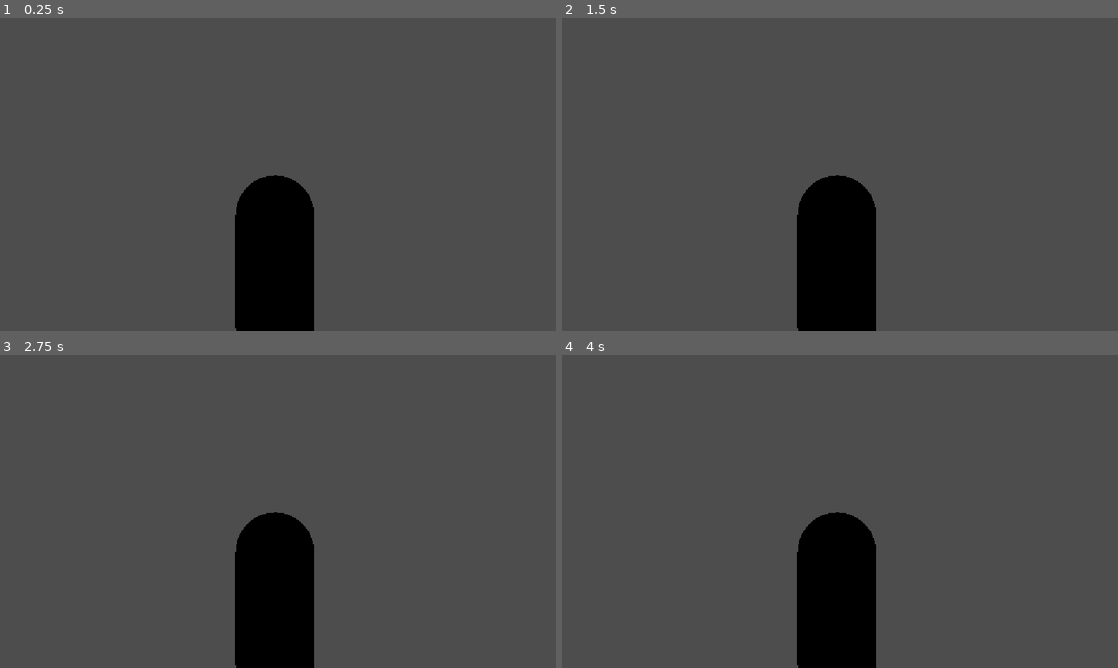
Above: before the commit, frames 1-4 (two rows, left to right).
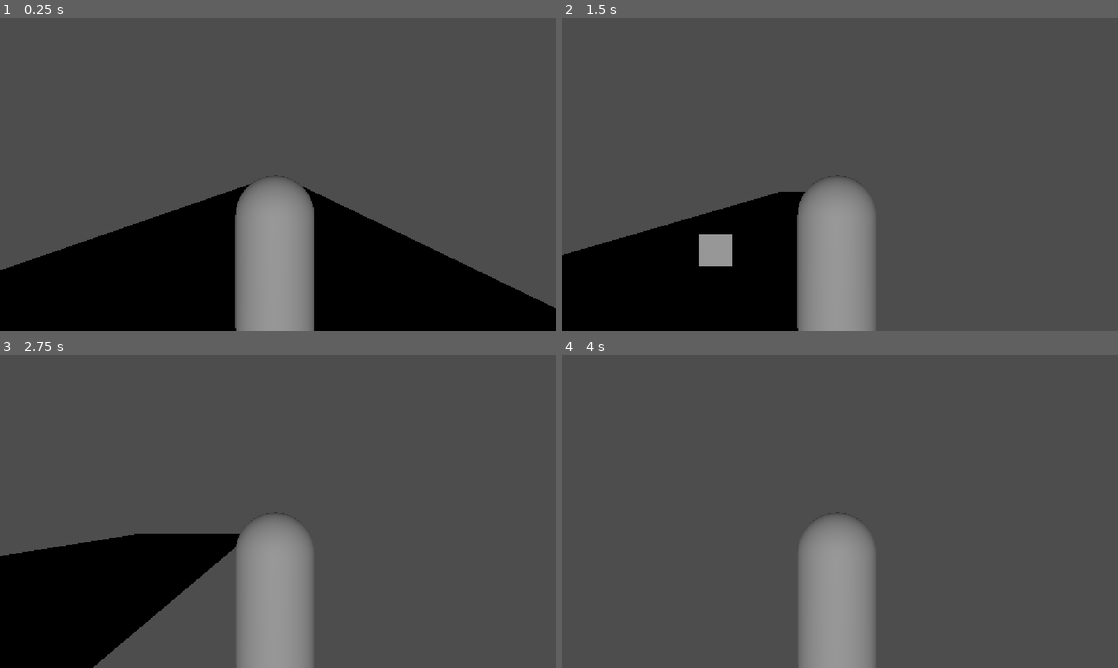
Above: after the commit, the same moments.

Repository: TheAbdullahSaleem/Run_Run_Run
Game: Godot game, scene res://Scenes/main.tscn
Same seed, same stepped clock (60 frames per second), same inputs: the game is played once before the commit and once after it.
Inputs (mouse positions are in pixels of both pictures, inside the frame that each line leads up to):
- Up to frame 1 (0.25 s): no input
- Up to frame 2 (1.5 s): tap Enter (ui_accept) at 0.5, 0.6 s; move the mouse to (962, 158) at 0.52 s; hold D (right) 0.53-1.28 s; click (962, 158) at 0.67 s; tap Space (Jump, bound only after the commit) at 0.77, 0.8, 1.07, 1.35 s; move the mouse to (728, 190) at 1.27 s; hold Down from 1.28 s (still down)
- Up to frame 3 (2.75 s): tap Space (Jump, bound only after the commit) at 1.52, 1.82, 2.3 s; tap Enter (ui_accept) at 1.55, 2.1 s; move the mouse to (333, 442) at 2.02 s; release Down at 2.03 s; hold D (right) from 2.03 s (still down)
- Up to frame 4 (4 s): move the mouse to (812, 574) at 2.77 s; release D (right) at 2.78 s; hold Up 2.78-3.53 s; tap Alt at 2.85 s; click (812, 574) at 2.92 s; tap Space (Jump, bound only after the commit) at 3.02, 3.32, 3.77, 3.8 s; tap Enter (ui_accept) at 3.05 s; move the mouse to (1006, 558) at 3.52 s; hold A (left) from 3.53 s (still down); tap Shift at 3.6 s

The runs differ from the first frame. In frame 1, 32% of the frame differs, in the area x 0-100%, y 50-100%; in frame 2, 22%; in frame 3, 19%; in frame 4, 6.7%.
Error before the commit: Parse Error: Expected end of statement after expression, found "Identifier" instead. (res://Scripts/player.gd:25)

Commit message:
Addded an obstacle and did basic config of it

Diff:
--- /dev/null
+++ b/Scenes/Ground.tscn
@@ -0,0 +1,15 @@
+[gd_scene format=3 uid="uid://b2jiw812pwb4y"]
+
+[sub_resource type="BoxMesh" id="BoxMesh_s2hpj"]
+
+[sub_resource type="BoxShape3D" id="BoxShape3D_nl1qf"]
+size = Vector3(10, 0.5, 50)
+
+[node name="Ground" type="StaticBody3D" unique_id=1081519301]
+
+[node name="MeshInstance3D" type="MeshInstance3D" parent="." unique_id=1061244132]
+transform = Transform3D(10, 0, 0, 0, 0.5, 0, 0, 0, 50, 0, 0, 0)
+mesh = SubResource("BoxMesh_s2hpj")
+
+[node name="CollisionShape3D" type="CollisionShape3D" parent="." unique_id=12582791]
+shape = SubResource("BoxShape3D_nl1qf")
--- /dev/null
+++ b/Scenes/Obstacles.tscn
@@ -0,0 +1,16 @@
+[gd_scene format=3 uid="uid://cblvt8e78gca1"]
+
+[ext_resource type="Script" uid="uid://boj7ksplcg7fe" path="res://Scripts/obstacles.gd" id="1_s1st6"]
+
+[sub_resource type="BoxMesh" id="BoxMesh_y1q5r"]
+
+[sub_resource type="BoxShape3D" id="BoxShape3D_nl1qf"]
+
+[node name="Obstacle" type="StaticBody3D" unique_id=1029276973]
+script = ExtResource("1_s1st6")
+
+[node name="MeshInstance3D" type="MeshInstance3D" parent="." unique_id=755687012]
+mesh = SubResource("BoxMesh_y1q5r")
+
+[node name="CollisionShape3D" type="CollisionShape3D" parent="." unique_id=982090060]
+shape = SubResource("BoxShape3D_nl1qf")
--- a/Scenes/main.tscn
+++ b/Scenes/main.tscn
@@ -1,7 +1,18 @@
 [gd_scene format=3 uid="uid://lphkfa7nx10w"]
 
+[ext_resource type="PackedScene" uid="uid://cblvt8e78gca1" path="res://Scenes/Obstacles.tscn" id="1_8gbba"]
 [ext_resource type="PackedScene" uid="uid://dr2qlvswlru1y" path="res://Scenes/player.tscn" id="1_jjgbg"]
+[ext_resource type="PackedScene" uid="uid://b2jiw812pwb4y" path="res://Scenes/Ground.tscn" id="2_bo1nx"]
 
 [node name="Main" type="Node3D" unique_id=989918239]
 
+[node name="Obstacle" parent="." unique_id=1029276973 instance=ExtResource("1_8gbba")]
+transform = Transform3D(1, 0, 0, 0, 1, 0, 0, 0, 1, 0.781523, 0.7232901, 0)
+
 [node name="Player" parent="." unique_id=715125765 instance=ExtResource("1_jjgbg")]
+transform = Transform3D(1, 0, 0, 0, 1, 0, 0, 0, 1, 0.7936331, 1.4237868, 19.497486)
+
+[node name="Ground" parent="." unique_id=1081519301 instance=ExtResource("2_bo1nx")]
+
+[node name="DirectionalLight3D" type="DirectionalLight3D" parent="." unique_id=1762202134]
+transform = Transform3D(1, 0, 0, 0, 1, 0, 0, 0, 1, 0.7138057, 1.2935994, 27.563114)
--- /dev/null
+++ b/Scripts/obstacles.gd
@@ -0,0 +1,11 @@
+extends StaticBody3D
+
+
+# Called when the node enters the scene tree for the first time.
+func _ready() -> void:
+	pass # Replace with function body.
+
+
+# Called every frame. 'delta' is the elapsed time since the previous frame.
+func _process(delta: float) -> void:
+	pass
--- a/Scripts/player.gd
+++ b/Scripts/player.gd
@@ -11,15 +11,15 @@
 		velocity += get_gravity() * delta
 
 	# Handle jump.
-	if Input.is_action_just_pressed("ui_accept") and is_on_floor():
+	if Input.is_action_just_pressed("Jump") and is_on_floor():
 		velocity.y = JUMP_VELOCITY
 
 	# Get the input direction and handle the movement/deceleration.
 	velocity.z = -forward_velocity
 	# As good practice, you should replace UI actions with custom gameplay actions.
 	var input_x := Input.get_axis("left", "right")
-	if input_x:
+	if input_x != 0:
 		velocity.x = input_x * SPEED
-
+	else:
 		velocity.x = move_toward(velocity.x, 0, SPEED)
-	move_and_slide()sfb
+	move_and_slide()
--- a/project.godot
+++ b/project.godot
@@ -38,6 +38,11 @@
 , Object(InputEventKey,"resource_local_to_scene":false,"resource_name":"","device":-1,"window_id":0,"alt_pressed":false …(186 unchanged characters)…
 ]
 }
+Jump={
+"deadzone": 0.2,
+"events": [Object(InputEventKey,"resource_local_to_scene":false,"resource_name":"","device":-1,"window_id":0,"alt_pressed":false,"shift_pressed":false,"ctrl_pressed":false,"meta_pressed":false,"pressed":false,"keycode":0,"physical_keycode":32,"key_label":0,"unicode":32,"location":0,"echo":false,"script":null)
+]
+}
 
 [physics]
 
Not shown, added: Scripts/obstacles.gd.uid
